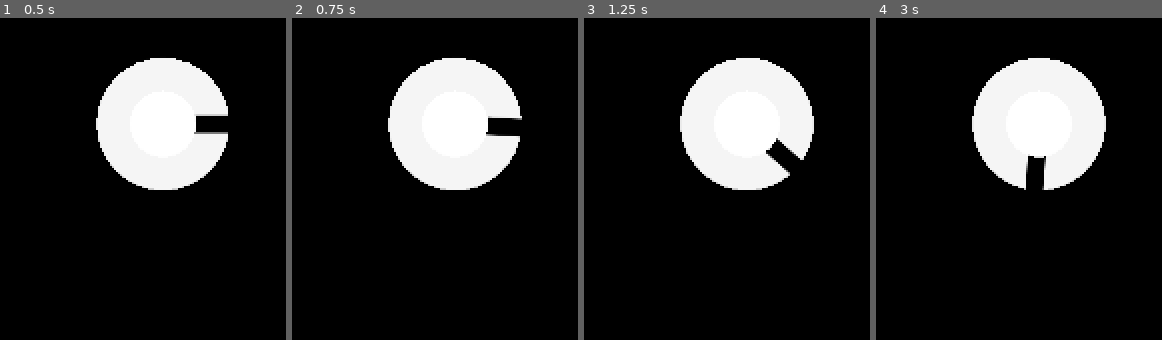
Above: before the commit, frames 1-4 (left to right).
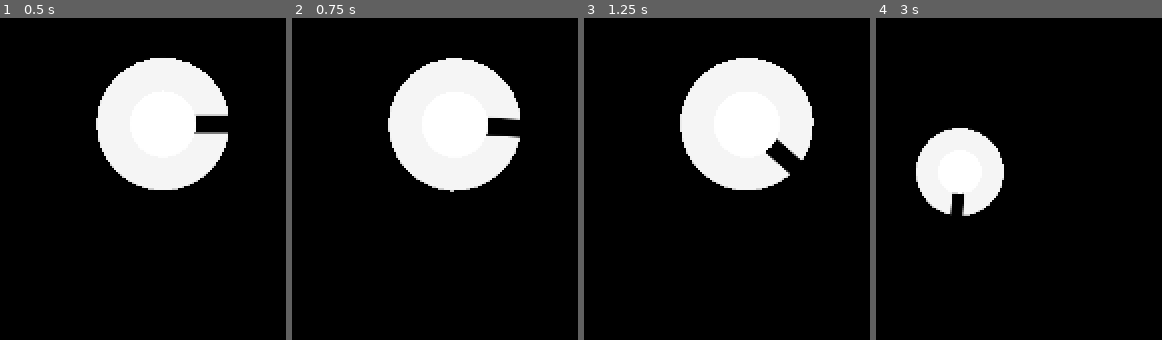
Above: after the commit, the same moments.

Repository: KoryB/ggj2022-duality
Game: Godot game, scene res://level/test_level.tscn
The game is run twice, just before and just after one commit, with the same random seed, the same clock (stepped at 60 frames per second) and the same inputs.
Inputs (mouse positions are in pixels of both pictures, inside the frame that each line leads up to):
- Up to frame 1 (0.5 s): no input
- Up to frame 2 (0.75 s): tap Enter (player_done) at 0.5, 0.6 s; move the mouse to (outside the picture) at 0.52 s; hold Right (player_right) from 0.53 s (still down); click (outside the picture) at 0.67 s
- Up to frame 3 (1.25 s): keep holding Right (player_right)
- Up to frame 4 (3 s): move the mouse to (outside the picture) at 1.27 s; release Right (player_right) at 1.28 s; hold Left (player_left) 1.28-2.03 s; tap Enter (player_done) at 1.35, 2.3 s; click (outside the picture) at 1.42 s; move the mouse to (outside the picture) at 2.02 s; hold Up (player_go_go) 2.03-2.78 s; hold Right (player_right) from 2.03 s (still down); click (outside the picture) at 2.17 s; move the mouse to (958, 220) at 2.77 s; tap Down (player_stop) at 2.85 s; click (958, 220) at 2.92 s

Frame 1 is identical in both runs. In frame 2, 0.3% of the frame differs, in the area x 34-81%, y 12-55%; in frame 3, 0.2%; in frame 4, 19%, in the area x 13-81%, y 12-62%.

Commit message:
Added some nice camera panning, code is gross but effect is cool

Diff:
--- a/level/full_screen_camera.gd
+++ b/level/full_screen_camera.gd
@@ -4,9 +4,17 @@
 export var zoom_speed := 0.8
 export var zoom_time := 0.25
 
+export var pan_time := 1.5
+export var move_time := 0.05
+
+var target_position: Vector2
 var target_zoom: float
 
 var is_glow := false
+
+
+func _ready():
+	target_position = position
 
 
 func _process(delta: float):
@@ -26,7 +34,13 @@
 
 func _unhandled_input(event):
 	if event is InputEventMouseMotion and Input.is_mouse_button_pressed(BUTTON_LEFT):
-		position -= event.relative * zoom
+		var delta = event.relative * zoom
+		target_position -= delta
+
+		$Tween.interpolate_property(self, "position",
+				position, target_position, move_time,
+				Tween.TRANS_LINEAR, Tween.EASE_IN_OUT)
+		$Tween.start()
 
 	if event is InputEventMouseButton:
 		if event.button_index == BUTTON_WHEEL_UP:
@@ -41,3 +55,16 @@
 				zoom, zoom / zoom_speed, zoom_time,
 				Tween.TRANS_LINEAR, Tween.EASE_IN_OUT)
 			$Tween.start()
+
+
+func pan_from(pos: Vector2, z: Vector2):
+	$Tween.interpolate_property(self, "position",
+			pos, position, pan_time,
+			Tween.TRANS_EXPO, Tween.EASE_IN_OUT)
+	$Tween.interpolate_property(self, "zoom",
+			z, zoom, pan_time,
+			Tween.TRANS_EXPO, Tween.EASE_IN_OUT)
+
+	position = pos
+	zoom = z
+	$Tween.start()
--- a/level/game_manager.gd
+++ b/level/game_manager.gd
@@ -14,10 +14,19 @@
 
 func handle_input():
 	if Input.is_action_just_pressed("player_done"):
+		var fsc = $"../FullScreenCamera"
+		var p = $"../Player"
+		var pc = p.get_node("PlayerCamera")
+
 		is_fullscreen = !is_fullscreen
 
-		$"../FullScreenCamera".current = is_fullscreen
-		$"../Player/PlayerCamera".current = !is_fullscreen
+		if is_fullscreen:
+			fsc.pan_from(p.position + pc.offset, pc.zoom)
+		else:
+			pc.pan_from(p.transform.inverse() * fsc.position - pc.offset.rotated(-p.transform.get_rotation()), fsc.zoom)
 
-		$"../Player".is_active = !is_fullscreen
-		$"../Player".visible = !is_fullscreen
+		fsc.current = is_fullscreen
+		pc.current = !is_fullscreen
+
+		p.is_active = !is_fullscreen
+		p.visible = !is_fullscreen
--- /dev/null
+++ b/level/player_camera.gd
@@ -0,0 +1,15 @@
+class_name PlayerCamera
+extends Camera2D
+
+
+export var pan_time := 1.2
+
+
+func pan_from(pos: Vector2, z: Vector2):
+	$Tween.interpolate_property(self, "position",
+			pos, position, pan_time,
+			Tween.TRANS_EXPO, Tween.EASE_IN_OUT)
+	$Tween.interpolate_property(self, "zoom",
+			z, zoom, pan_time,
+			Tween.TRANS_EXPO, Tween.EASE_IN_OUT)
+	$Tween.start()
--- a/level/test_level.tscn
+++ b/level/test_level.tscn
@@ -1,17 +1,19 @@
-[gd_scene load_steps=6 format=2]
+[gd_scene load_steps=7 format=2]
 
 [ext_resource path="res://actor/player.tscn" type="PackedScene" id=1]
 [ext_resource path="res://level/game_manager.gd" type="Script" id=2]
 [ext_resource path="res://level/geometry_spawner.gd" type="Script" id=3]
 [ext_resource path="res://level/full_screen_camera.gd" type="Script" id=4]
+[ext_resource path="res://level/player_camera.gd" type="Script" id=5]
 
 [sub_resource type="Environment" id=1]
 background_mode = 4
 glow_enabled = true
-glow_intensity = 1.36
-glow_strength = 1.25
+glow_intensity = 4.1
+glow_strength = 1.18
 glow_bloom = 0.05
-glow_blend_mode = 1
+glow_blend_mode = 3
+glow_high_quality = true
 
 [node name="TestLevel" type="Node2D"]
 
@@ -39,8 +41,13 @@
 offset = Vector2( 0, -25 )
 current = true
 zoom = Vector2( 0.25, 0.25 )
+script = ExtResource( 5 )
+
+[node name="Tween" type="Tween" parent="Player/PlayerCamera"]
 
 [node name="WorldEnvironment" type="WorldEnvironment" parent="."]
 environment = SubResource( 1 )
 
+[node name="Tween" type="Tween" parent="."]
+
 [connection signal="player_turned" from="Player" to="GeometrySpawner" method="_on_Player_player_turned"]
--- a/project.godot
+++ b/project.godot
@@ -38,6 +38,11 @@
 "class": "Player",
 "language": "GDScript",
 "path": "res://actor/player.gd"
+}, {
+"base": "Camera2D",
+"class": "PlayerCamera",
+"language": "GDScript",
+"path": "res://level/player_camera.gd"
 } ]
 _global_script_class_icons={
 "Circle": "",
@@ -45,7 +50,8 @@
 "GameManager": "",
 "GeometrySpawner": "",
 "Line": "",
-"Player": ""
+"Player": "",
+"PlayerCamera": ""
 }
 
 [application]
